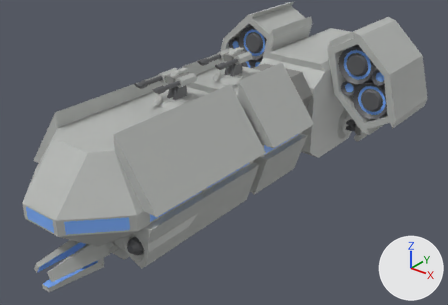
Before and after pictures for a commit that changed the glTF model public/models/starship.glb.
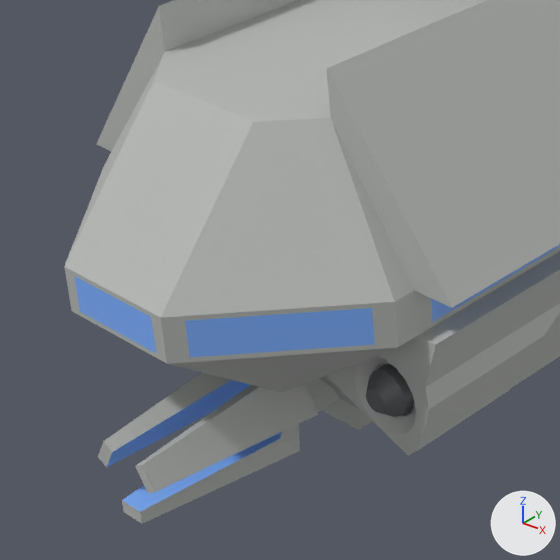
Each version is shown whole from a camera (50 mm lens) standing at (44.0, -58.2, 39.2) and looking at (0.0, -3.2, 5.1), then close up on the part from 0% to 43% of the width and 36% to 100% of the height. The lights are fixed; the arrows at lower right show +X, +Y and +Z. The older version's two pictures come first. Where no turn or scale is listed for an object, it has been applied to the vertices. Vertices at exactly the same position are counted once.

Names of what the first close-up shows: 'Starship', 'Starship.010', 'Starship.011'.
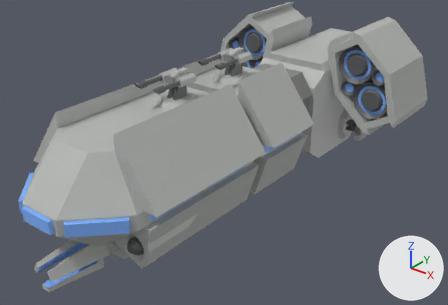
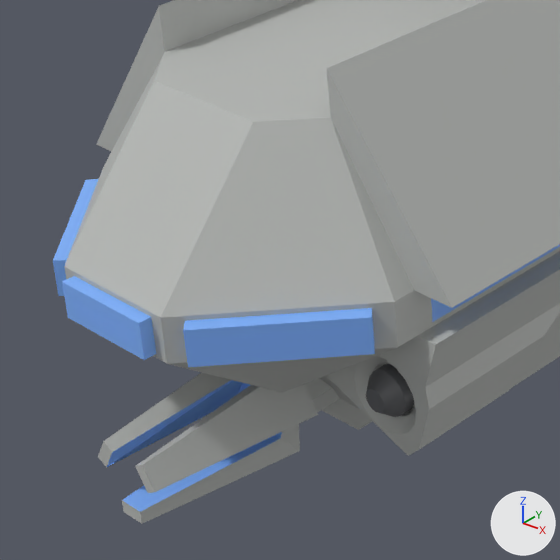
Edits to the bpy script that builds the scene:
```text
Change me_cube_014:
    used by ob_starship_010; location = (0.0, 0.0, 0.0)
    remove me_cube_014.from_pydata(...)  # 447 vertices, 420 faces; spans x -13.0..13.0, y -31.0..23.0, z 1.2..15.8
    add me_cube_014.from_pydata(...)  # 459 vertices, 450 faces; spans x -13.0..13.0, y -31.0..23.0, z 1.2..15.8
    me_cube_014 part 1
    12 vertices are added at x -7.4..7.4, y -30.9..-26.2, z 7.9..9.2
    30 new faces join them
```

Location of each change, [x1, y1, x2, y2] in pixels of the close-ups (560 x 560 px):
'Starship.010', reshaped: before [74, 244, 560, 512]; after [53, 179, 560, 512]
part 1 of me_cube_014, added (blue): after [53, 179, 375, 367]
